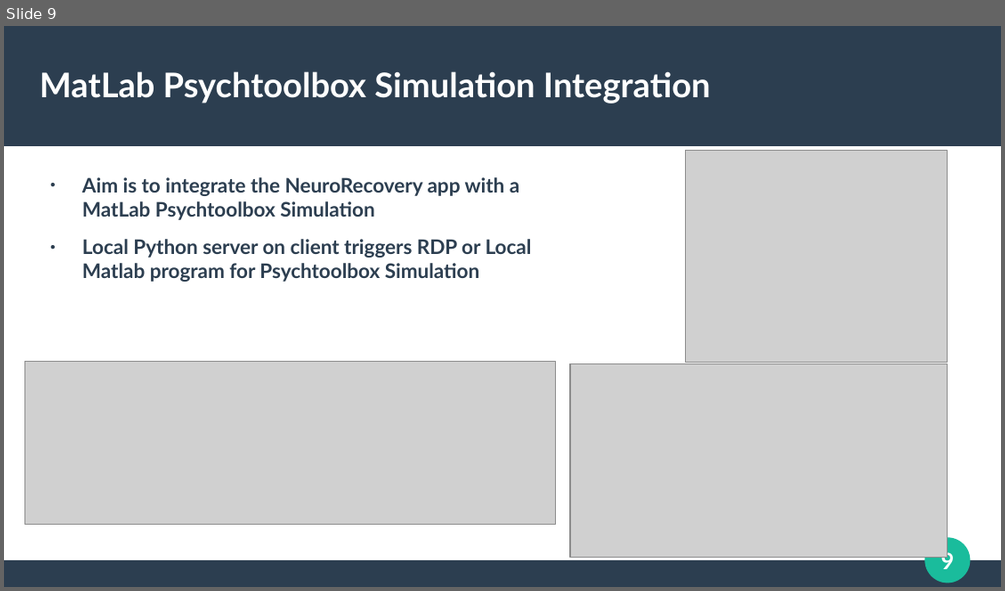
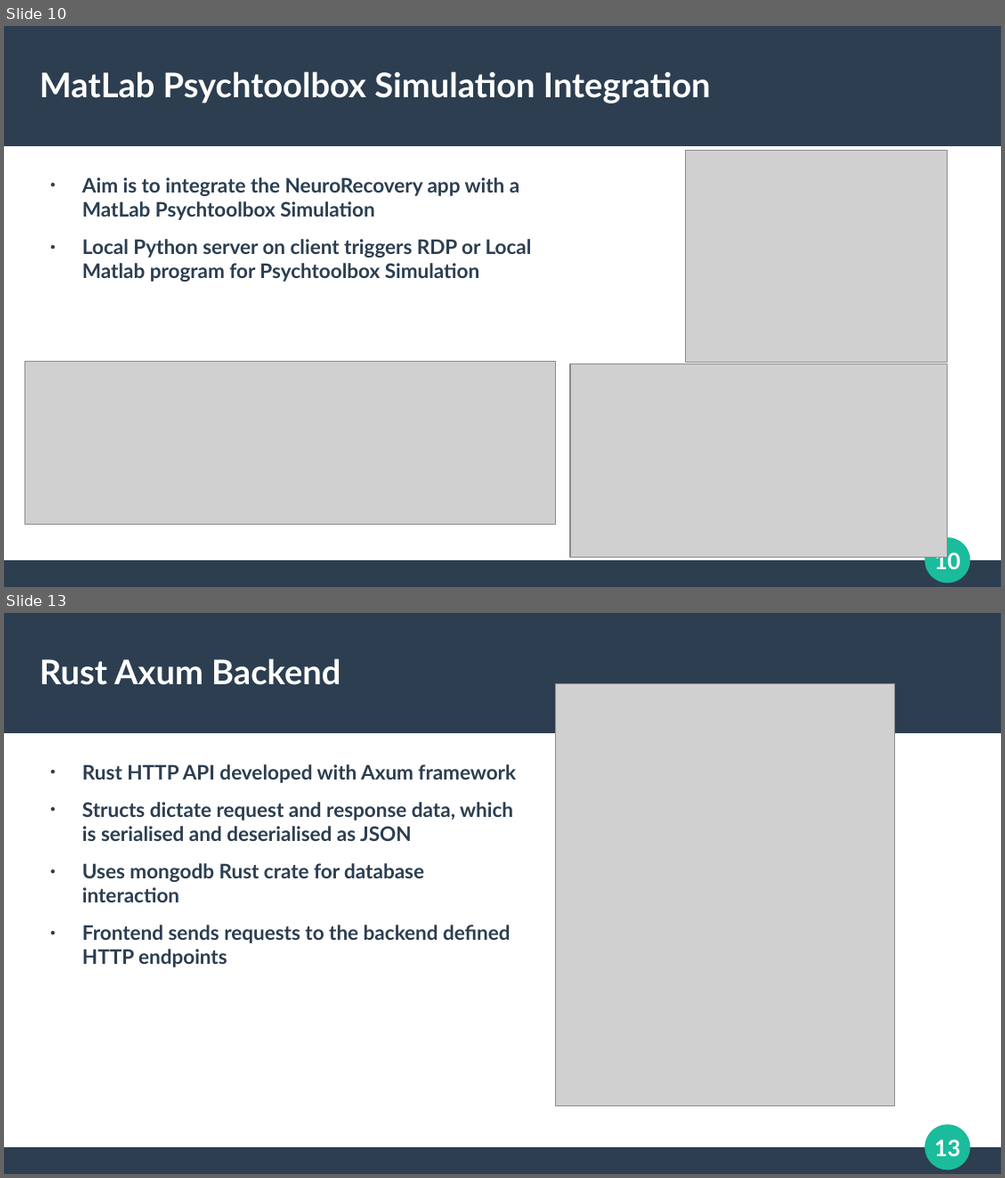
Before and after one commit to mark-ruddy/neurorecovery, a slide deck: report/neurorecovery_final_presentation.pptx. Shown one above the other, each under a label of ours: slide 9 before the commit, slides 10 and 13 after it; the slides between them are not shown. The pictures are 1005x591 and 1005x1178 pixels, drawn with LibreOffice and Linux fonts; fonts in the diff are those of the drawing; grey boxes stand for pictures. Boxes give left, top, right and bottom in pixels: in the first picture for what was removed or moved away, otherwise in the second. Text is boxed around its words. In the diff, an @@ line names an element or a change of style, - is before the commit and + after.

```diff
--- a/report/neurorecovery_final_presentation.pptx
+++ b/report/neurorecovery_final_presentation.pptx
@@ slide 13 added at <box>4,613,1001,1174</box>, background #FFFFFF; not listed: 4 template elements that a slide beside it also shows @@
@@ title added at <box>40,658,340,685</box>, 27 pt, text #FFFFFF, bold @@
+Rust Axum Backend
@@ picture added at <box>556,684,895,1106</box> @@
@@ text added at <box>82,764,516,967</box>, 16 pt, text #2C3E50, bold @@
+● Rust HTTP API developed with Axum framework
+● Structs dictate request and response data, which is serialised and deserialised as JSON
+● Uses mongodb Rust crate for database interaction
+● Frontend sends requests to the backend defined HTTP endpoints
@@ what was slide 9 is now slide 10 @@
@@ page number at <box>934,549,960,569</box>: text changed @@
-9
+10
```
Also in this commit, not shown: 3 slides changed, 5 other slides added, 1 slide removed, 2 other files.
